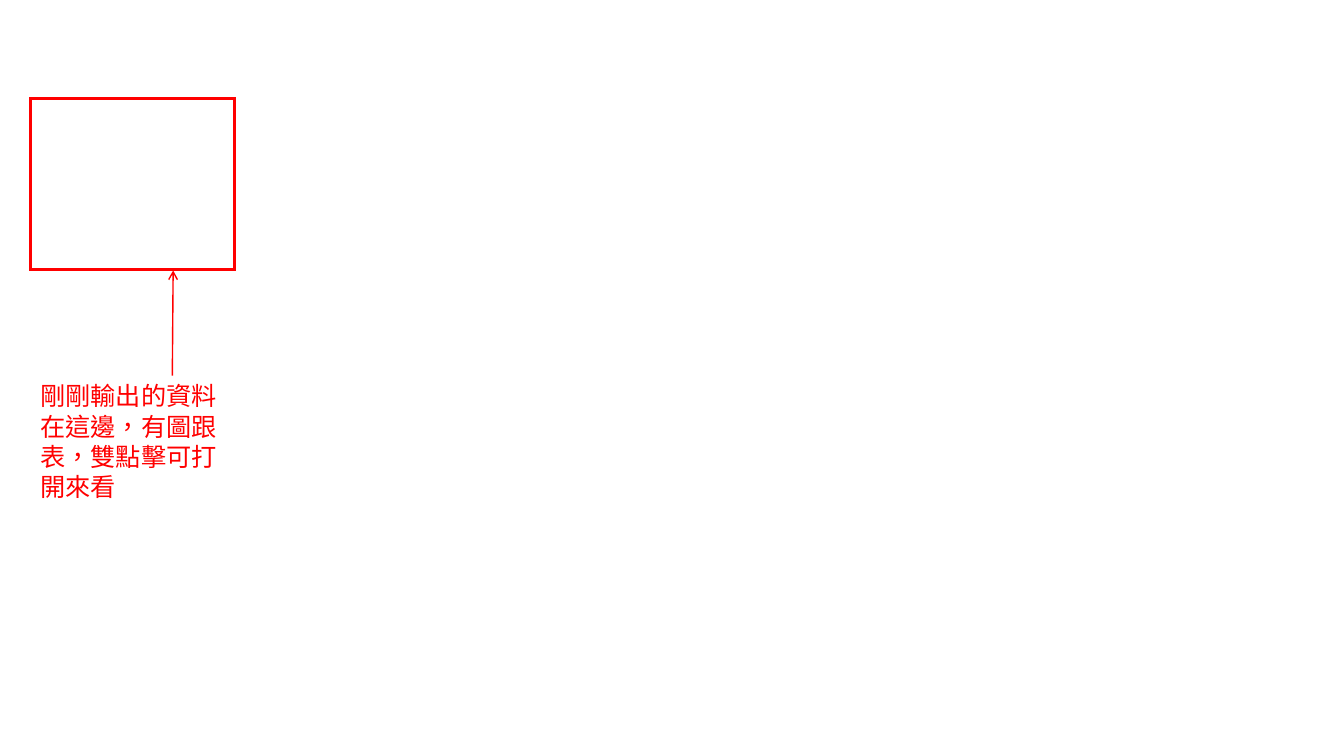
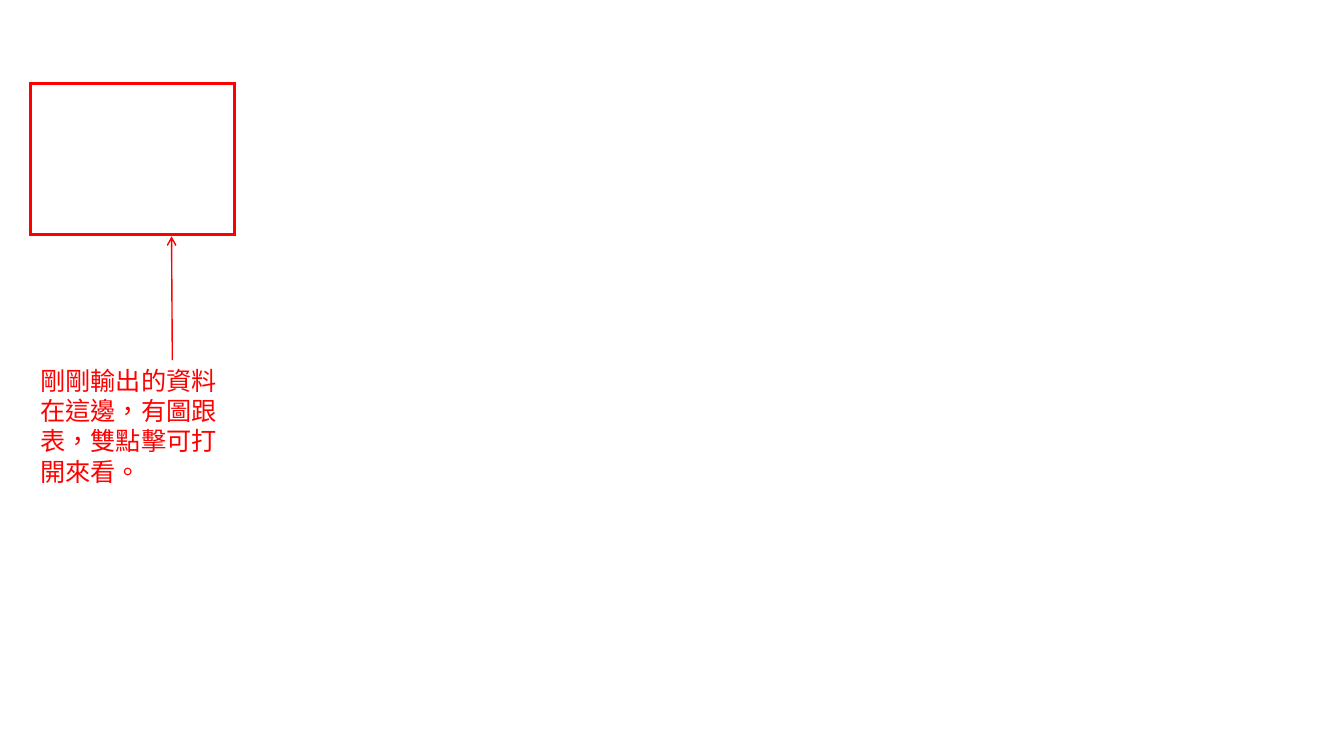
Before and after one commit to gj94fu4/gj94fu4.github.io, a slide deck: slide 10 of project/starlux-aod/航班準時率分析程式使用說明.pptx (slide 8 before the commit). Drawn at 1344x756 pixels with LibreOffice and Linux fonts; fonts in the diff are those of the drawing; background and template pictures are left out. Boxes give left, top, right and bottom in pixels: in the first picture for what was removed or moved away, otherwise in the second. Text is boxed around its words. In the diff, an @@ line names an element or a change of style, - is before the commit and + after.

```diff
--- a/project/starlux-aod/航班準時率分析程式使用說明.pptx
+++ b/project/starlux-aod/航班準時率分析程式使用說明.pptx
@@ rectangle: place and size @@
-rectangle at [30, 99, 234, 270]
+rectangle at [30, 84, 234, 235]
@@ arrow moved from (172, 376) - (173, 270) to (172, 360) - (171, 236) @@
@@ text at [40, 368, 216, 483]: text changed @@
-剛剛輸出的資料在這邊，有圖跟表，雙點擊可打開來看
+剛剛輸出的資料在這邊，有圖跟表，雙點擊可打開來看。
```
Also in this commit, not shown: 6 other slides changed, 10 slides added, 3 slides removed, 45 other files.
